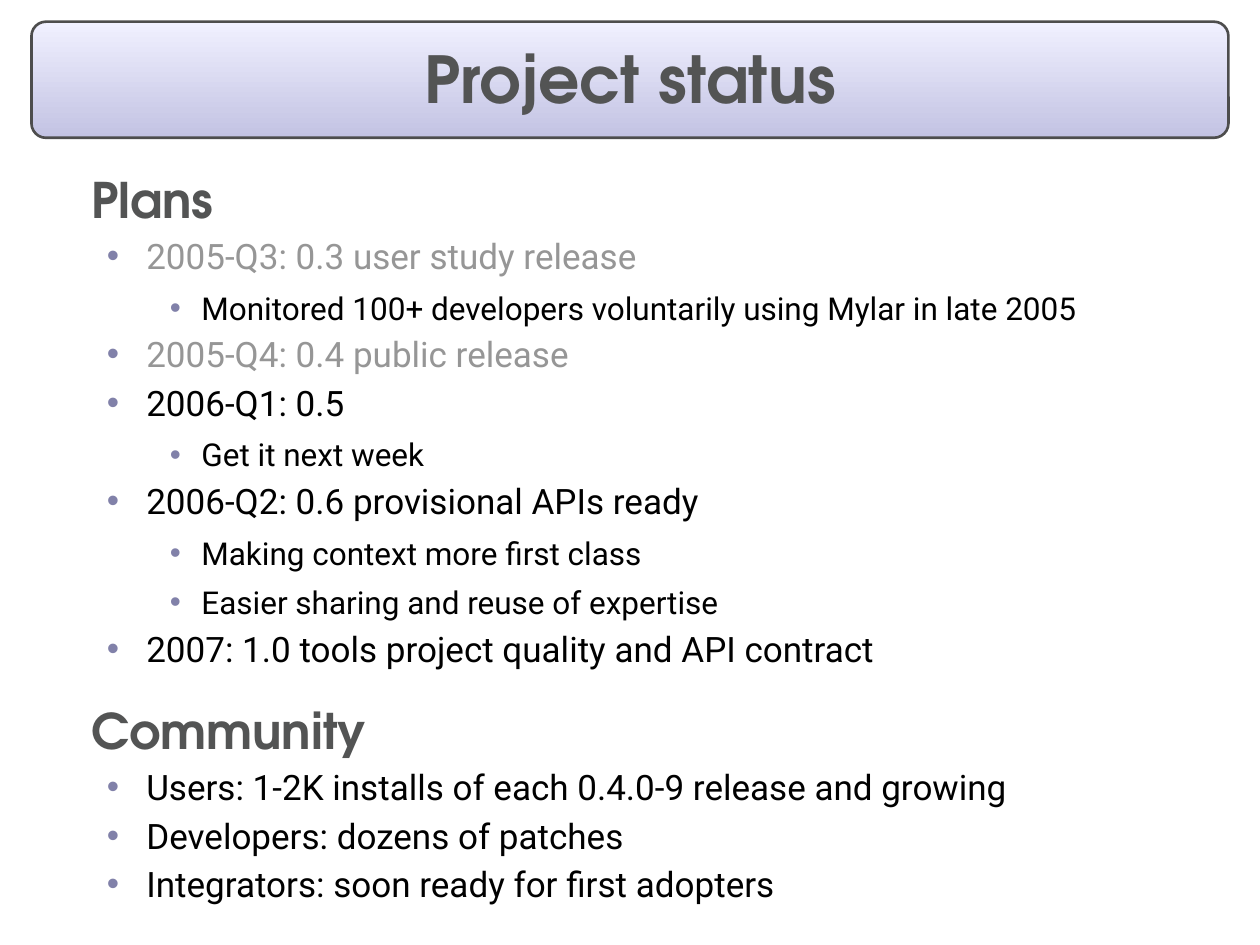
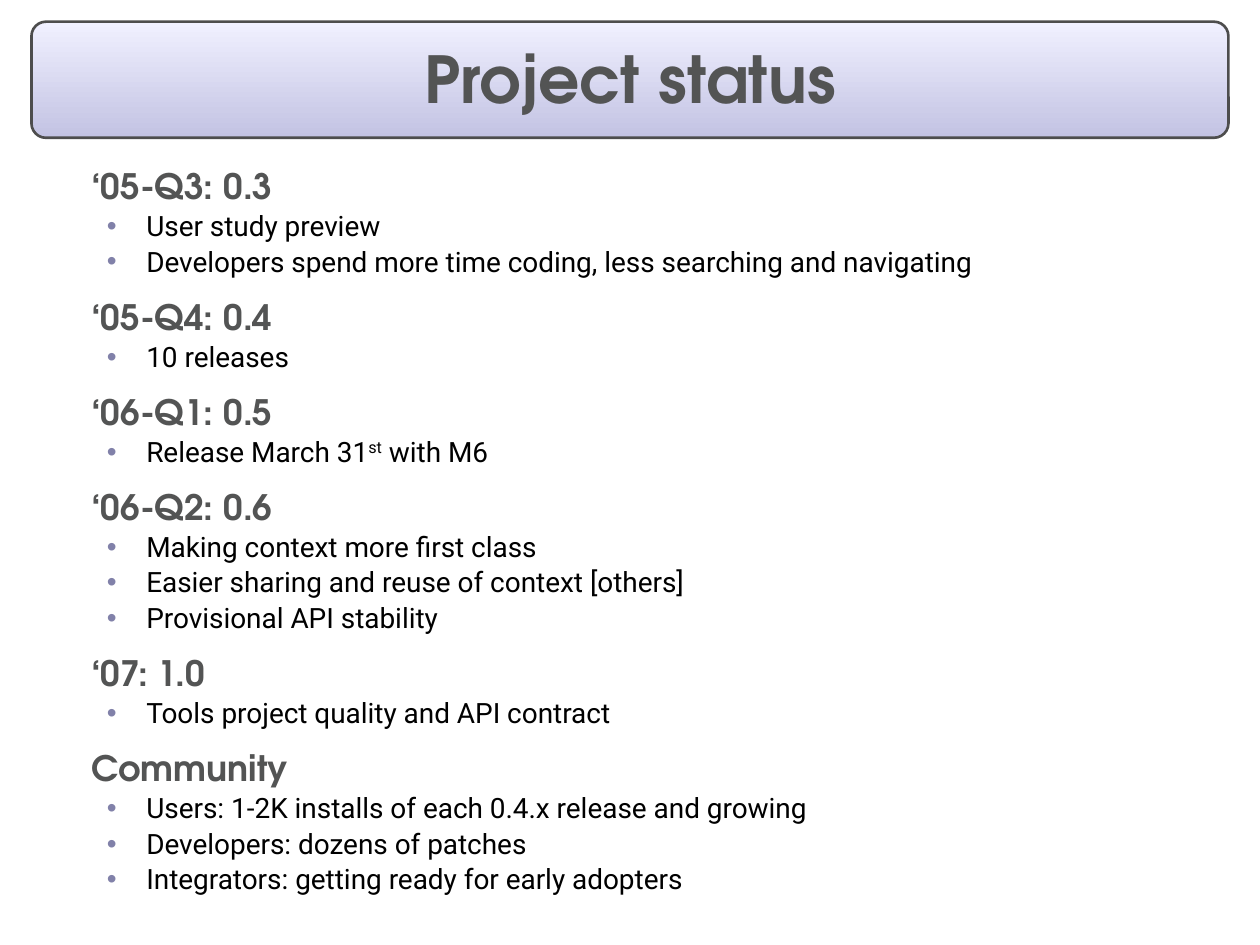
Before and after one commit to eclipse-mylyn/mylyn-website, a slide deck: slide 19 of publications/2006-03-mylar-eclipsecon.ppt (slide 22 before the commit). Drawn at 1260x945 pixels with LibreOffice and Linux fonts; fonts in the diff are those of the drawing. Boxes give left, top, right and bottom in pixels: in the first picture for what was removed or moved away, otherwise in the second. Text is boxed around its words. In the diff, an @@ line names an element or a change of style, - is before the commit and + after.

```diff
--- a/publications/2006-03-mylar-eclipsecon.ppt
+++ b/publications/2006-03-mylar-eclipsecon.ppt
@@ text at bbox=[91, 172, 972, 521]: text changed; size 20 to 16 pt @@
-  Plans
-  • 2005-Q3: 0.3 user study release
-    • Monitored 100+ developers voluntarily using Mylar in late 2005
-  • 2005-Q4: 0.4 public release
-  • 2006-Q1: 0.5
-    • Get it next week
-  • 2006-Q2: 0.6 provisional APIs ready
+  ‘05-Q3: 0.3
+  • User study preview
+  • Developers spend more time coding, less searching and navigating
+  ‘05-Q4: 0.4
+  • 10 releases
+  ‘06-Q1: 0.5
+  • Release March 31st with M6
+  ‘06-Q2: 0.6
@@ text at bbox=[91, 535, 536, 860]: size 18 to 16 pt in "Making context more first class"; size 28 to 20 pt in "Community"; size 20 to 16 pt in "Developers: dozens of patches"; list level 3 to 2 in "Making context more first class"; line spacing 1 to 0.9; less space between paragraphs @@
@@ text at bbox=[91, 569, 684, 729]: text changed; size 20 to 16 pt @@
-    • Easier sharing and reuse of expertise
-  • 2007: 1.0 tools project quality and API contract
+  • Easier sharing and reuse of context [others]
+  • Provisional API stability
+  ‘07: 1.0
+  • Tools project quality and API contract
@@ text at bbox=[146, 796, 807, 824]: text changed; size 20 to 16 pt @@
-  • Users: 1-2K installs of each 0.4.0-9 release and growing
+  • Users: 1-2K installs of each 0.4.x release and growing
@@ text at bbox=[146, 867, 682, 895]: text changed; size 20 to 16 pt @@
-  • Integrators: soon ready for first adopters
+  • Integrators: getting ready for early adopters
```
Also in this commit, not shown: 8 other slides changed, 9 slides added, 8 slides removed, 1 other file.
